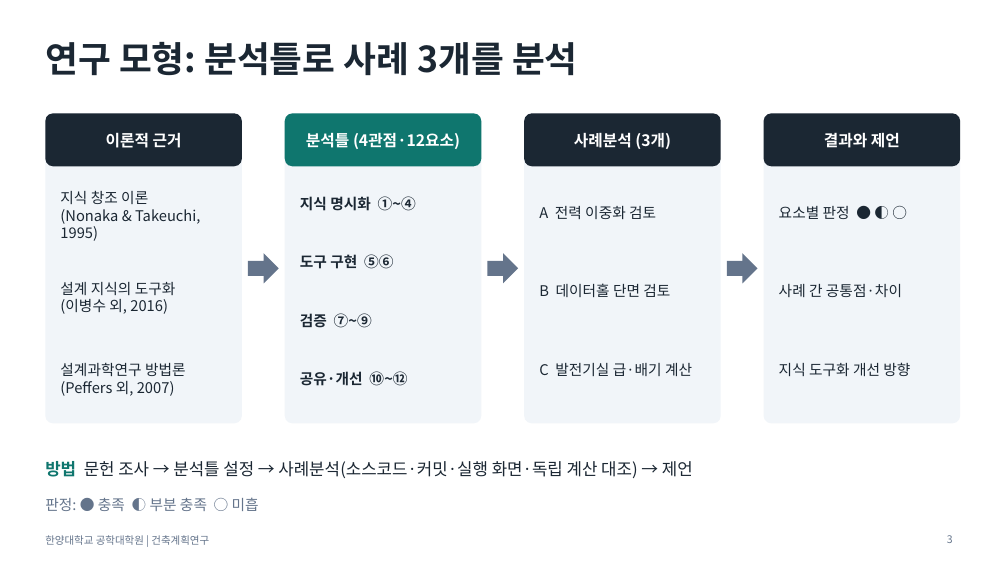
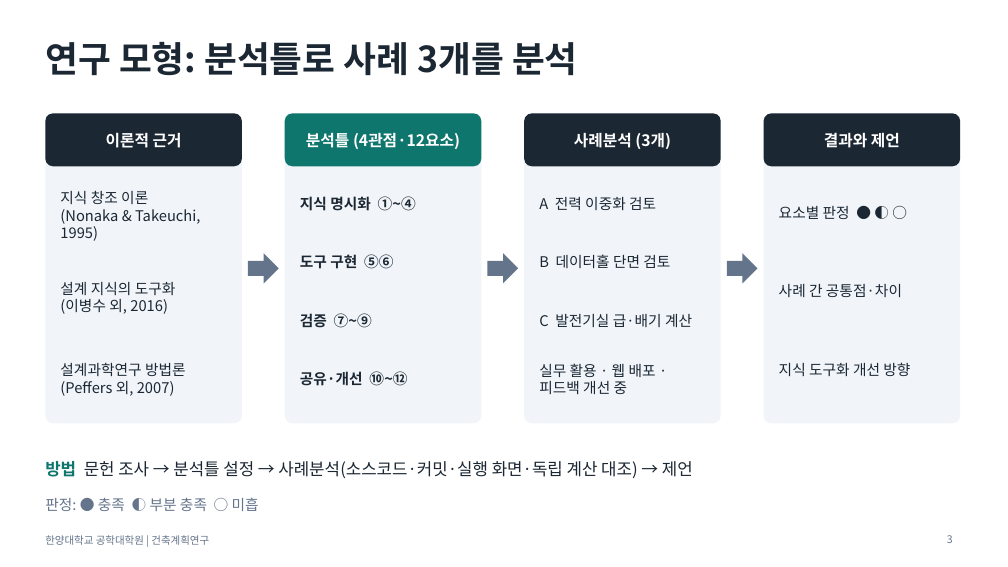
Before and after one commit to sangchuls/pango-gmp, a slide deck: slide 3 of research/발표자료_4장.pptx. Drawn at 1008x567 pixels with LibreOffice and Linux fonts; fonts in the diff are those of the drawing. Boxes give left, top, right and bottom in pixels: in the first picture for what was removed or moved away, otherwise in the second. Text is boxed around its words. In the diff, an @@ line names an element or a change of style, - is before the commit and + after.

```diff
--- a/research/발표자료_4장.pptx
+++ b/research/발표자료_4장.pptx
@@ text "A 전력 이중화 검토": place and size @@
-text "A 전력 이중화 검토" at (539,206,656,219)
+text "A 전력 이중화 검토" at (539,197,656,210)
@@ text "B 데이터홀 단면 검토": place and size @@
-text "B 데이터홀 단면 검토" at (539,283,670,297)
+text "B 데이터홀 단면 검토" at (539,254,670,268)
@@ text "C 발전기실 급·배기 계산": place and size @@
-text "C 발전기실 급·배기 계산" at (539,363,692,376)
+text "C 발전기실 급·배기 계산" at (539,314,692,327)
@@ text added at (539,363,656,394), 14 pt, text #1B2733 @@
+실무 활용 · 웹 배포 · 피드백 개선 중
```
Also in this commit, not shown: 5 other files.
